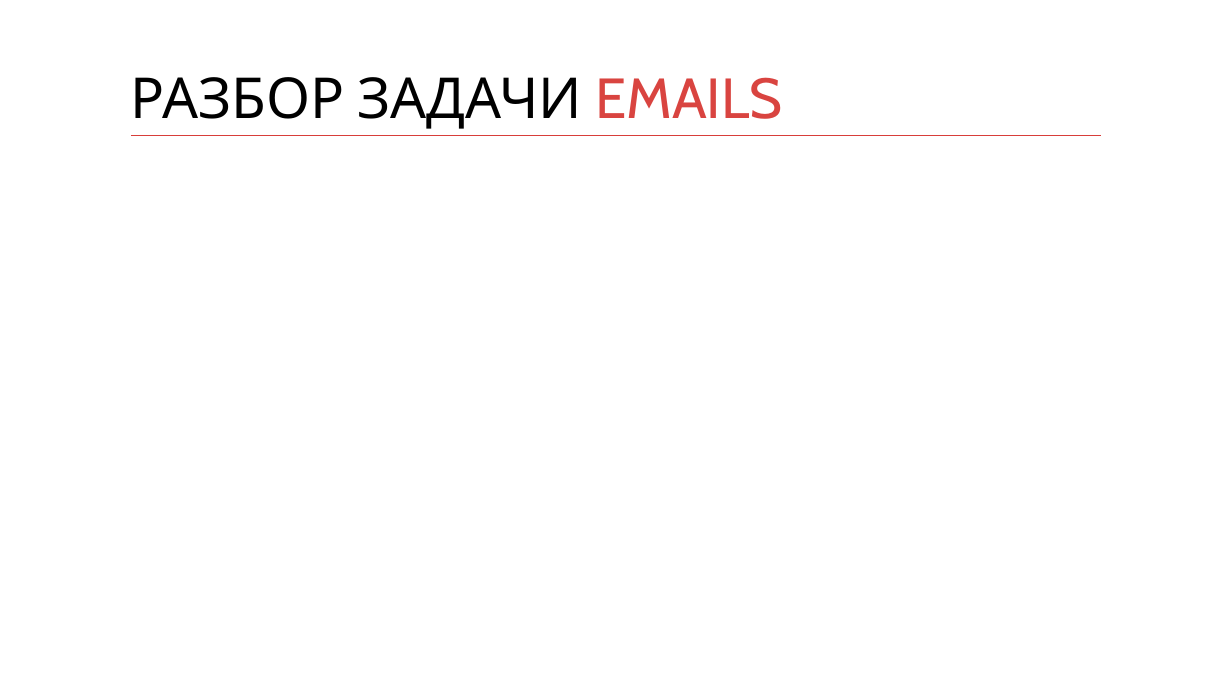
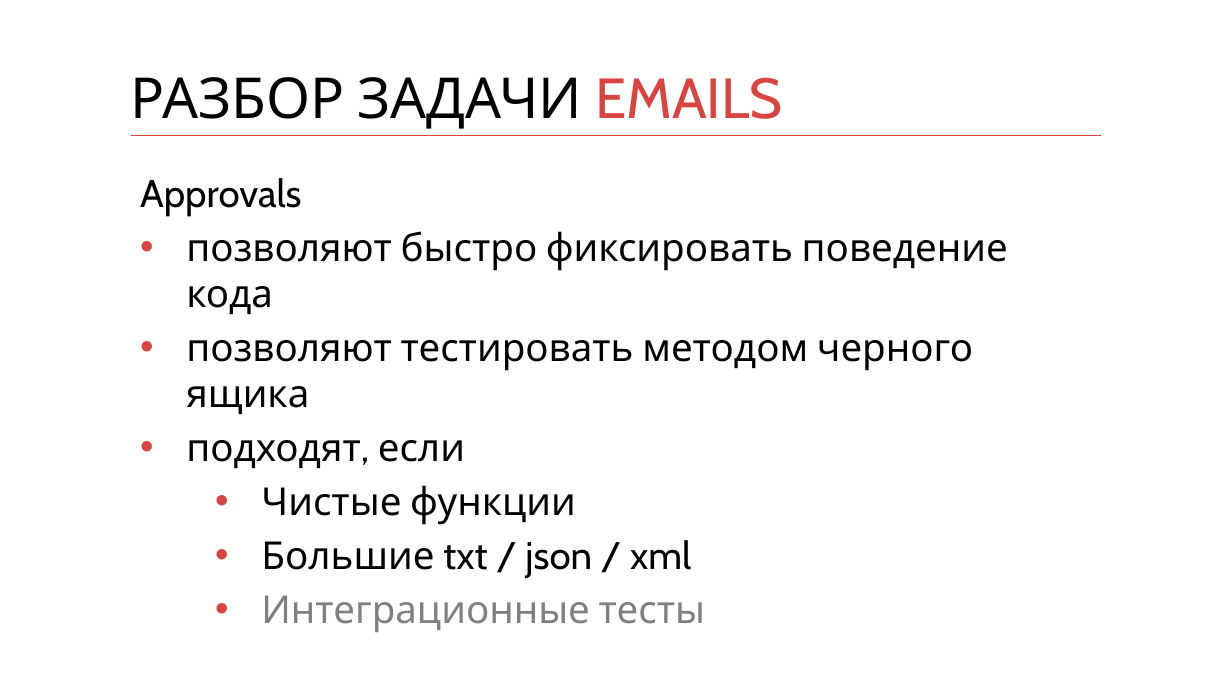
Before and after one commit to kontur-courses/legacy, a slide deck: slide 14 of legacy.pptx (slide 13 before the commit). Drawn at 1232x693 pixels with LibreOffice and Linux fonts; fonts in the diff are those of the drawing. Boxes give left, top, right and bottom in pixels: in the first picture for what was removed or moved away, otherwise in the second. Text is boxed around its words. In the diff, an @@ line names an element or a change of style, - is before the commit and + after.

Commit message:
Approvals logic improvement

```diff
--- a/legacy.pptx
+++ b/legacy.pptx
@@ text added at [140, 178, 1008, 632], 30 pt, text #000000 @@
+Approvals
+• позволяют быстро фиксировать поведение кода
+• позволяют тестировать методом черного ящика
+• подходят, если
+  • Чистые функции
+  • Большие txt / json / xml
+  • Интеграционные тесты
```
Also in this commit, not shown: 6 other slides changed, 2 slides added, 1 slide removed, 6 other files.
